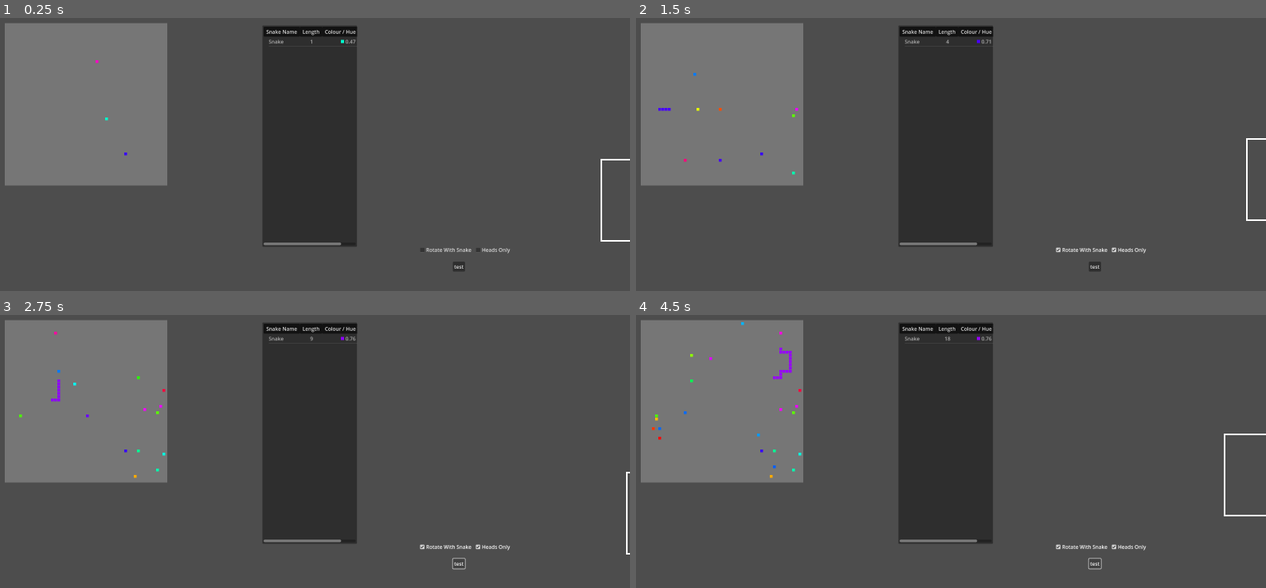
Above: before the commit, frames 1-4 (two rows, left to right).
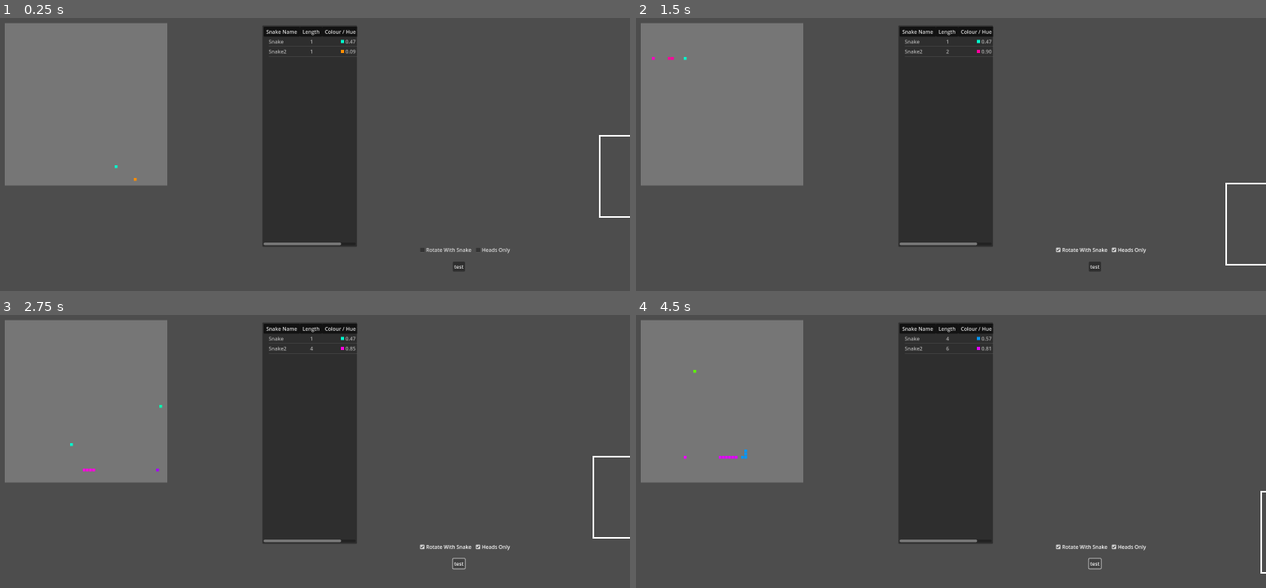
Above: after the commit, the same moments.

Repository: kwdChan/Snake-World
Game: Godot game, scene res://main.tscn
The game is run twice, just before and just after one commit, with the same random seed, the same clock (stepped at 60 frames per second) and the same inputs.
Inputs:
- Up to frame 1 (0.25 s): no input
- Up to frame 2 (1.5 s): click "Rotate With Snake" at 0.5 s; click "Heads Only" at 1.25 s
- Up to frame 3 (2.75 s): click "test" at 2 s
- Up to frame 4 (4.5 s): hold Right (ui_right) 2.78-3.53 s; hold Down (ui_down) 3.53-4.28 s; hold Right (ui_right) from 4.28 s (still down)

The runs differ from the first frame. In frame 1, 0.3% of the frame differs, in the area x 15-100%, y 11-82%; in frame 2, 0.4%; in frame 3, 0.5%; in frame 4, 0.6%, in the area x 2-100%, y 2-95%.

Commit message:
reward timing fixed

Diff:
--- a/env.gd
+++ b/env.gd
@@ -13,13 +13,13 @@
 const SNAKE_SCENE := preload("res://snake.tscn") as PackedScene
 
 const ECO_PARAMS = {
-	FOOD_INTERVAL = 0.1,
+	FOOD_INTERVAL = 0.5,
 	MAX_FOOD = 120
 }
 
 var N_SNAKES = {
 	PolicyDeepQLearning: 0,
-	PolicyNearestFoodRecorded: 1,
+	PolicyNearestFoodRecorded: 2,
 	PolicyUserInput:0,
 }
 
--- a/network/ws_client.gd
+++ b/network/ws_client.gd
@@ -12,14 +12,17 @@
 
 var timer: Timer
 func _ready():
+	pass
+#	# TODO: can't do faster than 50ms?
+#	timer = Timer.new()
+#	add_child(timer)
+#	timer.set_wait_time(0.01)
+#	timer.start()
+#	timer.timeout.connect(func(): poll())
 
-	# TODO: can't do faster than 50ms?
-	timer = Timer.new()
-	add_child(timer)
-	timer.set_wait_time(0.01)
-	timer.start()
-	timer.timeout.connect(func(): poll())
-
+func _process(_delta):
+	# TODO: poll does not get run after the server is down
+	poll()
 
 func poll():
 	if not open:
@@ -41,10 +44,13 @@
 	elif state == WebSocketPeer.STATE_CLOSED:
 		open = false
 		socket_closed.emit()
-		set_process(false)
+
 
 func send(message, tag, receiver_id):
 
 	if not (state == WebSocketPeer.STATE_OPEN):
+
+
 		push_warning("WebSocketPeer closed")
-	socket.send_text(JSON.stringify({tag=tag, message=message, receiver_id=receiver_id}))
+	else:
+		socket.send_text(JSON.stringify({tag=tag, message=message, receiver_id=receiver_id}))
--- a/snake.gd
+++ b/snake.gd
@@ -19,6 +19,8 @@
 
 var action_pending := false
 
+
+
 var colour: Color:
 	set(value):
 		colour = value
@@ -33,7 +35,6 @@
 func _process(_delta):
 
 	if Input.is_action_just_pressed("ui_down"):
-
 
 		# TODO: check if nodes[0] exists
 		if not idx == 0:
@@ -77,10 +78,13 @@
 
 func perform_action(actioncode:Types.Action):
 	action_pending = false
+
 	if not len(nodes):
 		push_warning("zero-length snake: perform_action")
 		return
 	nodes[0].action(actioncode)
+
+
 
 func _on_node_eaten(node_idx):
 	if node_idx == 0:
@@ -96,7 +100,6 @@
 
 	## as food
 	if not len(nodes):
-
 		queue_free()
 
 func add_new_node(new_node: SnakeNode):
@@ -116,7 +119,6 @@
 	action_pending = true
 	policy.step(self)
 	$SnakeActionTimer.start()
-
 
 func get_edible_parts() -> Array[Vector2i]:
 	if idx > 0:
@@ -152,8 +154,9 @@
 func _on_eat(obj: Object):
 	var food_colour: Color = obj.get("colour")
 	if food_colour:
+		colour = Color.from_hsv(hue_avg(food_colour.h,  colour.h, 1, len(nodes)), 1, 1, 1)
 
-		colour = Color.from_hsv(hue_avg(food_colour.h,  colour.h, 1, len(nodes)), 1, 1, 1)
+
 
 func hue_avg(h1, h2, h1mag=1, h2mag=1):
 	var new_angle = (Vector2.from_angle(h1*TAU)*h1mag + Vector2.from_angle(h2*TAU)*h2mag).angle()
--- a/snake_action_plan/nearest_food.gd
+++ b/snake_action_plan/nearest_food.gd
@@ -88,7 +88,7 @@
 	return max_index
 
 
-static func use_for_snake(snake, env, data={}):
+static func use_for_snake(snake, env, _data={}):
 	var plan = PolicyNearestFood.new()
 	env.add_child(plan)
 	snake.use_policy(plan)
--- a/snake_action_plan/nearest_food_recorded.gd
+++ b/snake_action_plan/nearest_food_recorded.gd
@@ -4,18 +4,56 @@
 var food_distance = 200
 var ws_client: WSClient
 
+
 @onready var id = str(get_instance_id())
 
 
-var existing_len: int:
-	set(v):
-		existing_len = v
+var existing_pos: Vector2i
+
+var existing_len: int
 
 func use_ws_client(_ws_client:WSClient):
 	ws_client = _ws_client
 	ws_client.message_received.connect(_on_message)
 
-func step(_snake) :
+
+func step(_snake):
+	var action = decide_what_action(_snake)
+	emit_signal("action_ready", action)
+
+	# send to the python
+	# sensory info
+	var data = _snake.get_sensory_info()
+
+
+	# time (for delay monitoring)
+	data['time'] = Time.get_ticks_msec()
+
+	# rewards
+	var new_len = len(_snake.nodes)
+	var new_pos = _snake.nodes[0].grid_pos
+
+	# there's one step delay before the snake knows it has eaten. so we have to detect it ourselves
+	var food_closest_dist = (data['edible'].map(func(vec): return abs(vec.x)+abs(vec.y))).min()
+	data['rewards'] = 0
+	if (food_closest_dist == 0) and (new_pos != existing_pos):
+		data['rewards'] = 1
+
+	# punishment
+	data['rewards'] += min(new_len-existing_len, 0)
+	existing_pos = new_pos
+	existing_len = new_len
+
+	# action
+	data['action'] = action
+
+	ws_client.send(
+		JSON.stringify(data),
+		"supervised",
+		id
+	)
+func decide_what_action(_snake) :
+
 
 	var possible_moves = get_non_stupid_moves(_snake)
 	var possible_moves_ = possible_moves.duplicate()
@@ -40,8 +78,8 @@
 
 	if not len(edible_grids):
 
-		emit_signal("action_ready", possible_moves.pick_random())
-		return
+
+		return possible_moves.pick_random()
 
 	var min_dist_idx = argmin(edible_grids.map(func(g):return (abs(g.x)+abs(g.y))))
 
@@ -59,8 +97,8 @@
 
 	if (target.x == target.y) and (target.x==0):
 
-		emit_signal("action_ready", Action.STAY)
-		return
+
+		return Action.STAY
 
 	possible_moves = possible_moves.filter(func(x): return (x in allowed_moves))
 
@@ -68,29 +106,9 @@
 		print(possible_moves_)
 
 
-	emit_signal("action_ready", possible_moves.pick_random())
+	return possible_moves.pick_random()
 
 
-	var data = _snake.get_sensory_info()
-
-	data['time'] = Time.get_ticks_msec()
-
-	var new_len = len(_snake.nodes)
-	data['rewards'] = max((new_len - existing_len), 0)
-
-	data['rewards'] = float(data['rewards'])
-
-	data['action'] = float(data['rewards'])
-
-	existing_len = new_len
-
-	ws_client.send(
-		JSON.stringify(data),
-		"supervised",
-		id
-	)
-
-	return
 
 func argmin(array):
 	if array.size() == 0:
@@ -126,12 +144,9 @@
 		return
 	var time_diff = Time.get_ticks_msec() - message.time
 
-	if time_diff>0:
+	if time_diff>100:
 		print(time_diff)
 	#emit_signal("action_ready", message.action)
-
-
-
 
 static func use_for_snake(_snake, _env, data={}):
 	var plan = PolicyNearestFoodRecorded.new()
